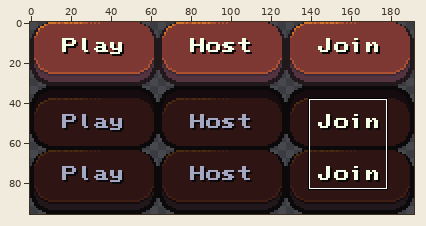
Pixel-art file -- out/assets/undone/button.aseprite. Above, an overview of the earlier version with the close-up marked.
Close-up. Before the commit:
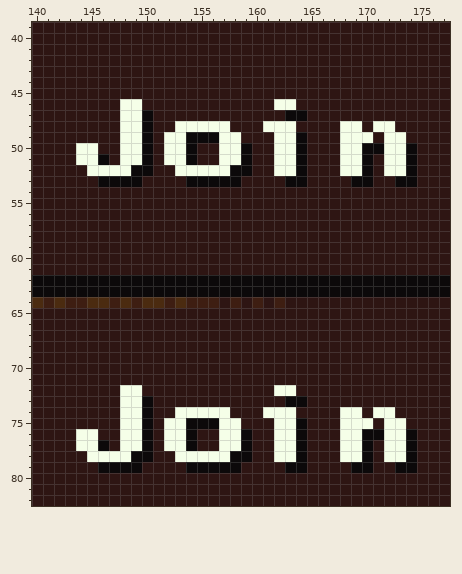
192x96 pixels, 1 frame. Colours within 5 levels of each other are drawn and written as one. Shown: x 140..177, y 39..82.
Now the later version:
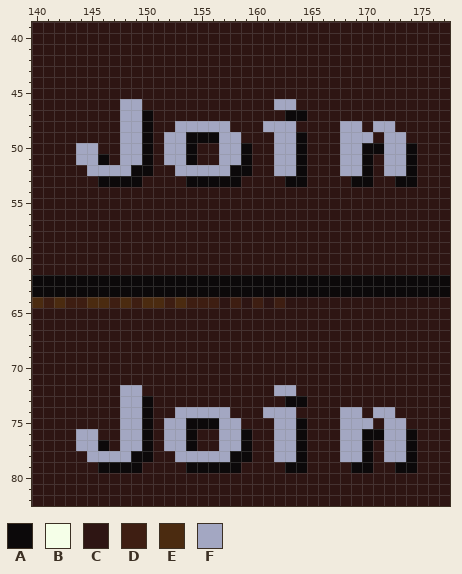
Palette (. is transparent): A #0c090a  B #f5ffe8  C #2e1513  D #3e1e12  E #4b2b10  F #a3a7c2
Changes in this commit:
@@ x 140..177 @@
 45 CCCCCCCCCCCCCCCCCCCCCCCCCCCCCCCCCCCCCC
-46 CCCCCCCCBBCCCCCCCCCCCCBBCCCCCCCCCCCCCC
-47 CCCCCCCCBBACCCCCCCCCCCCAACCCCCCCCCCCCC
-48 CCCCCCCCBBACCBBBBBCCCBBBCCCCBBCBBCCCCC
-49 CCCCCCCCBBACBBAAABBCCCBBACCCBBBCBBCCCC
-50 CCCCBBCCBBACBBACCBBACCBBACCCBBAABBACCC
-51 CCCCBBACBBACBBACCBBACCBBACCCBBACBBACCC
-52 CCCCCBBBBAACCBBBBBAACCBBACCCBBACBBACCC
+46 CCCCCCCCFFCCCCCCCCCCCCFFCCCCCCCCCCCCCC
+47 CCCCCCCCFFACCCCCCCCCCCCAACCCCCCCCCCCCC
+48 CCCCCCCCFFACCFFFFFCCCFFFCCCCFFCFFCCCCC
+49 CCCCCCCCFFACFFAAAFFCCCFFACCCFFFCFFCCCC
+50 CCCCFFCCFFACFFACCFFACCFFACCCFFAAFFACCC
+51 CCCCFFACFFACFFACCFFACCFFACCCFFACFFACCC
+52 CCCCCFFFFAACCFFFFFAACCFFACCCFFACFFACCC
 53 CCCCCCAAAACCCCAAAAACCCCAACCCCAACCAACCC
@@ x 140..177 @@
 71 CCCCCCCCCCCCCCCCCCCCCCCCCCCCCCCCCCCCCC
-72 CCCCCCCCBBCCCCCCCCCCCCBBCCCCCCCCCCCCCC
-73 CCCCCCCCBBACCCCCCCCCCCCAACCCCCCCCCCCCC
-74 CCCCCCCCBBACCBBBBBCCCBBBCCCCBBCBBCCCCC
-75 CCCCCCCCBBACBBAAABBCCCBBACCCBBBCBBCCCC
-76 CCCCBBCCBBACBBACCBBACCBBACCCBBAABBACCC
-77 CCCCBBACBBACBBACCBBACCBBACCCBBACBBACCC
-78 CCCCCBBBBAACCBBBBBAACCBBACCCBBACBBACCC
+72 CCCCCCCCFFCCCCCCCCCCCCFFCCCCCCCCCCCCCC
+73 CCCCCCCCFFACCCCCCCCCCCCAACCCCCCCCCCCCC
+74 CCCCCCCCFFACCFFFFFCCCFFFCCCCFFCFFCCCCC
+75 CCCCCCCCFFACFFAAAFFCCCFFACCCFFFCFFCCCC
+76 CCCCFFCCFFACFFACCFFACCFFACCCFFAAFFACCC
+77 CCCCFFACFFACFFACCFFACCFFACCCFFACFFACCC
+78 CCCCCFFFFAACCFFFFFAACCFFACCCFFACFFACCC
 79 CCCCCCAAAACCCCAAAAACCCCAACCCCAACCAACCC
